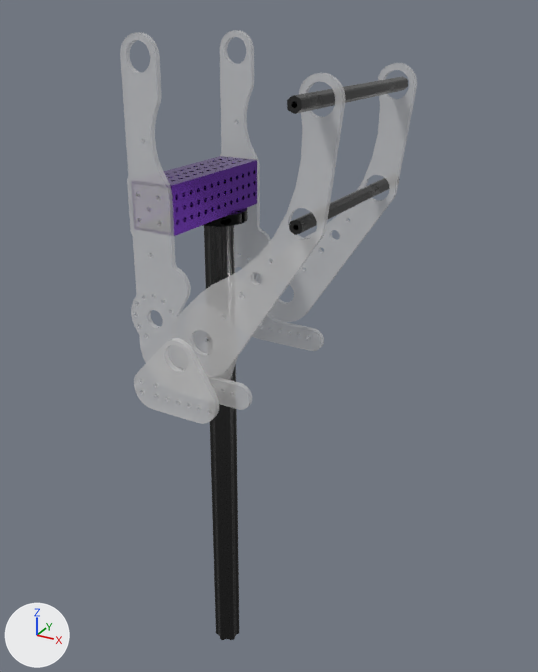
An edit to the glTF model assets/Robot_Reefscape2025/model_3.glb, drawn before and after from the same camera.
Both versions are drawn from a 50 mm lens placed at (0.625, -0.705, 1.144), pointed at (0.237, 0.0, 0.792). Arrows for +X, +Y and +Z are at lower left; the lights stay in place. Where no turn or scale is listed for an object, it has been applied to the vertices.

In view in the first picture: '1/2" ThunderHex - 9.5"', '1/2" ThunderHex - 9.5".001', 'Part 1', 'Part 1.001', 'Part 2', 'Part 2.001', 'Part 3', 'Part 5', 'SplineXL Tube (WCP-0918)', 'Tube 2"x2"x6.5"'.
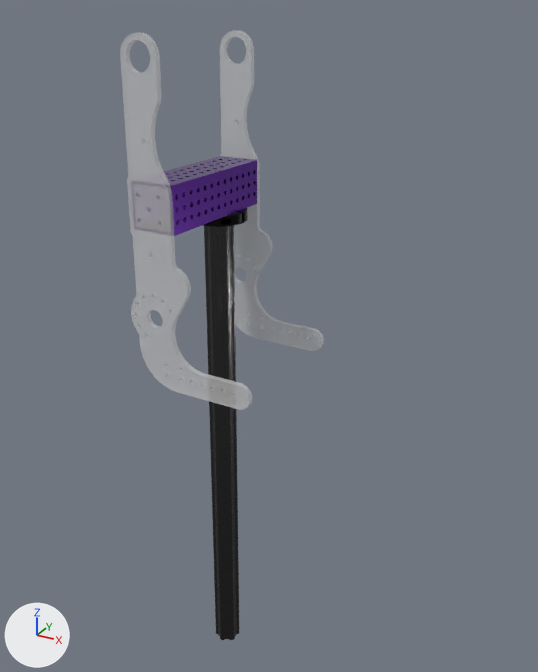
What differs and where, as boxes [x1, y1, x2, y2] in the pictures (538 x 672 px):
'Part 1', deleted: before [172, 73, 346, 377]
'Part 1.001', deleted: before [257, 63, 417, 322]
'Part 5', deleted: before [134, 338, 219, 424]
'1/2" ThunderHex - 9.5".001', deleted: before [287, 76, 408, 114]
'1/2" ThunderHex - 9.5"', deleted: before [289, 178, 399, 235]
'Part 3', deleted: before [194, 330, 238, 380]

The change, as a list of edits to the scene's bpy script:
```text
Change mat_mat_2:
    mat_mat_2.base_color: (0.0742, 0.0742, 0.0742) -> (0.147, 0.0356, 0.402)  # dark grey #4d4d4d -> purple #6b35aa
Change me_tube_2_x2_x6_5:
    where me_tube_2_x2_x6_5.from_pydata(...)  # 11248 vertices, 23120 faces; spans x -0.026..0.026, y -0.083..0.083, z -0.026..0.026
    remove me_tube_2_x2_x6_5.materials.append(mat_mat_5)  # purple #6b35aa
    add me_tube_2_x2_x6_5.materials.append(mat_mat_2)  # purple #6b35aa
Remove ob_part_1:
    ob_part_1 = bpy.data.objects.new('Part 1', me_part_1)
    ob_part_1.location = (0.326, -0.121, 1.045)
Remove ob_1_2__thunderhex___9_5:
    ob_1_2__thunderhex___9_5 = bpy.data.objects.new('1/2" ThunderHex - 9.5"', me_1_2__thunderhex___9_5)
    ob_1_2__thunderhex___9_5.location = (0.338, -0.135, 0.969)
Remove ob_1_2__thunderhex___9_5__001:
    ob_1_2__thunderhex___9_5__001 = bpy.data.objects.new('1/2" ThunderHex - 9.5".001', me_1_2__thunderhex___9_5__001)
    ob_1_2__thunderhex___9_5__001.location = (0.354, 0.075, 1.073)
Remove ob_part_5:
    ob_part_5 = bpy.data.objects.new('Part 5', me_part_5)
    ob_part_5.location = (0.267, -0.158, 1.063)
Remove ob_part_3:
    ob_part_3 = bpy.data.objects.new('Part 3', me_part_3)
    ob_part_3.location = (0.267, -0.108, 1.063)
Remove ob_part_1_001:
    ob_part_1_001 = bpy.data.objects.new('Part 1.001', me_part_1_001)
    ob_part_1_001.location = (0.328, 0.056, 1.043)
```
